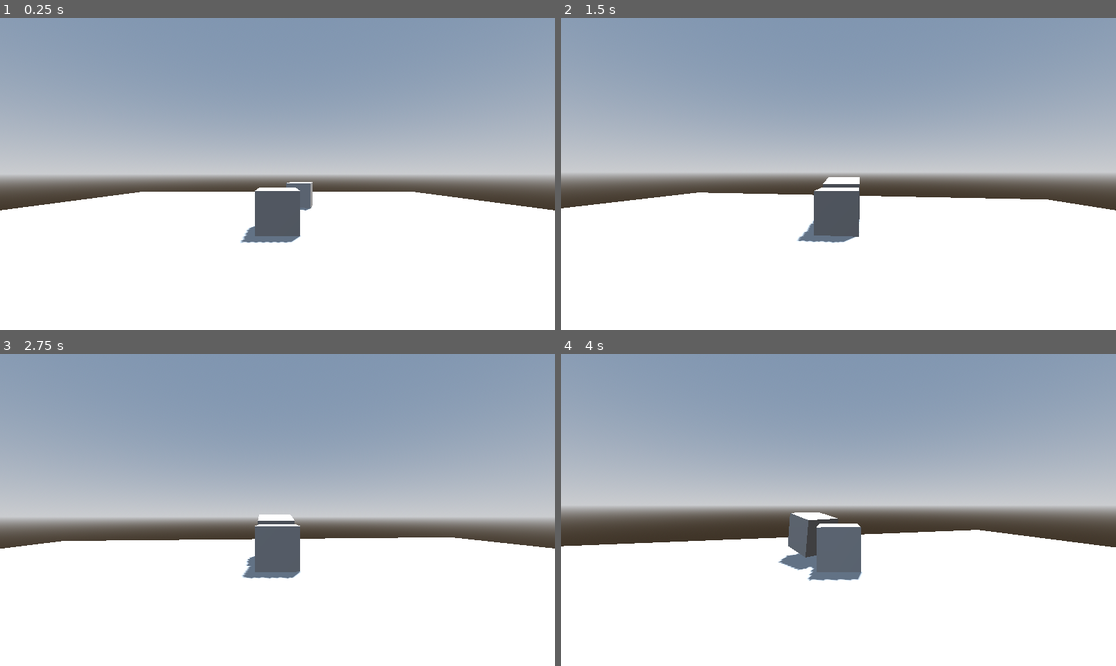
Above: before the commit, frames 1-4 (two rows, left to right).
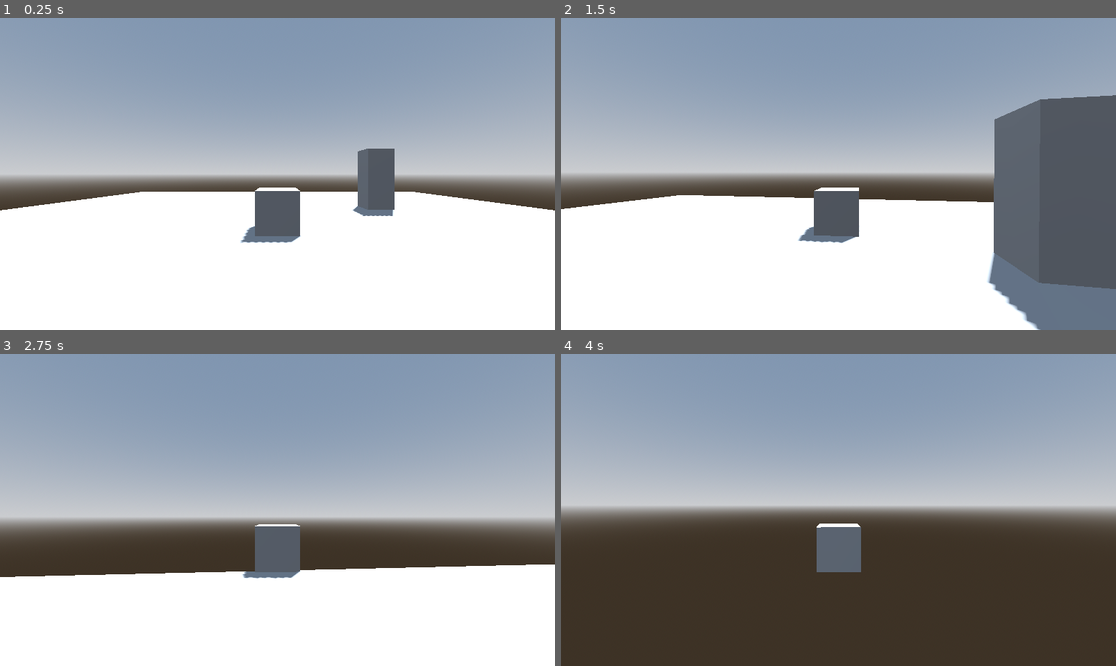
Above: after the commit, the same moments.

Repository: hallsblk/black_garden
Game: Godot game, scene res://testes.tscn
The game is run twice, just before and just after one commit, with the same random seed, the same clock (stepped at 60 frames per second) and the same inputs. The project has no main scene, so this scene is started directly.
Inputs (mouse positions are in pixels of both pictures, inside the frame that each line leads up to):
- Up to frame 1 (0.25 s): no input
- Up to frame 2 (1.5 s): tap Enter (ui_accept) at 0.5, 0.77 s; move the mouse to (866, 174) at 0.52 s; hold Up (ui_up) from 0.53 s (still down); move the mouse to (810, 174) at 1.27 s
- Up to frame 3 (2.75 s): keep holding Up (ui_up); tap Enter (ui_accept) at 1.52 s; move the mouse to (288, 503) at 2.02 s
- Up to frame 4 (4 s): keep holding Up (ui_up); move the mouse to (832, 516) at 2.77 s; tap Enter (ui_accept) at 3.02, 3.77 s; move the mouse to (877, 513) at 3.52 s

The runs differ from the first frame. In frame 1, 1.6% of the frame differs, in the area x 51-72%, y 41-64%; in frame 2, 16%; in frame 3, 9.1%; in frame 4, 40%, in the area x 0-100%, y 50-100%.

Commit message:
drop de item + inimigo removido

Diff:
--- a/area_3d.gd
+++ b/area_3d.gd
@@ -1,5 +1,6 @@
 extends Area3D
-
+var item = preload("res://item.tscn")
+@onready var ativador: Node3D = $".."
 
 # Called when the node enters the scene tree for the first time.
 func _ready() -> void:
@@ -12,4 +13,7 @@
 
 
 func _on_body_entered(body: Node3D) -> void:
-	print("colidiu")
+	var chamar = body.get_tree().get_first_node_in_group("controlador")
+	var instance = item.instantiate()
+	ativador.add_child(instance)
+	queue_free()
--- /dev/null
+++ b/ativador.tscn
@@ -0,0 +1,23 @@
+[gd_scene format=3 uid="uid://b7lu1t4u43ymp"]
+
+[ext_resource type="Script" uid="uid://ovjo6mxww7yn" path="res://area_3d.gd" id="1_uguhq"]
+
+[sub_resource type="BoxShape3D" id="BoxShape3D_cp5l4"]
+size = Vector3(1, 2.324707, 1)
+
+[node name="Ativador" type="Node3D" unique_id=1357093334]
+
+[node name="Area3D" type="Area3D" parent="." unique_id=2045777512]
+collision_layer = 2
+collision_mask = 2
+script = ExtResource("1_uguhq")
+
+[node name="CSGBox3D" type="CSGBox3D" parent="Area3D" unique_id=1432040296]
+transform = Transform3D(1, 0, 0, 0, 1, 0, 0, 0, 1, 0, 0.67211914, 0)
+size = Vector3(1, 2.3442383, 1)
+
+[node name="CollisionShape3D" type="CollisionShape3D" parent="Area3D" unique_id=855112391]
+transform = Transform3D(1, 0, 0, 0, 1, 0, 0, 0, 1, 0, 0.6623535, 0)
+shape = SubResource("BoxShape3D_cp5l4")
+
+[connection signal="body_entered" from="Area3D" to="Area3D" method="_on_body_entered"]
--- a/igual.gd
+++ /dev/null
@@ -1,31 +0,0 @@
-extends CharacterBody3D
-@onready var navigation_agent_3d: NavigationAgent3D = $NavigationAgent3D
-@export var target: Node3D
-
-const SPEED = 5.0
-const JUMP_VELOCITY = 4.5
-
-func _ready():
-	if not target: _set_target()
-
-func _set_target():
-	target = get_tree().get_first_node_in_group("Jogador")
-
-
-func _physics_process(delta: float) -> void:
-	var nextPathPosition = navigation_agent_3d.get_next_path_position()
-
-	var direction = global_position.direction_to(nextPathPosition)
-	var calculateVelocity = direction * SPEED
-	velocity = Vector3(calculateVelocity.x,velocity.y,calculateVelocity.y)
-	look_at(target.global_position)
-
-	move_and_slide()
-
-	_update_target_position()
-
-func _update_target_position():
-	navigation_agent_3d.target_position = target.global_transform.origin
-
-func _on_navigation_agent_3d_target_reached() -> void:
-	pass # Replace with function body.
--- a/igual.tscn
+++ /dev/null
@@ -1,21 +0,0 @@
-[gd_scene format=3 uid="uid://oj64x82nrm1i"]
-
-[ext_resource type="Script" uid="uid://jn2c1lcji6y4" path="res://igual.gd" id="1_wc4b7"]
-
-[sub_resource type="BoxMesh" id="BoxMesh_owywe"]
-
-[sub_resource type="BoxShape3D" id="BoxShape3D_domqc"]
-
-[node name="Igual" type="CharacterBody3D" unique_id=2099078168]
-script = ExtResource("1_wc4b7")
-
-[node name="pele" type="MeshInstance3D" parent="." unique_id=1353747406]
-mesh = SubResource("BoxMesh_owywe")
-
-[node name="CollisionShape3D" type="CollisionShape3D" parent="." unique_id=196790016]
-shape = SubResource("BoxShape3D_domqc")
-
-[node name="NavigationAgent3D" type="NavigationAgent3D" parent="." unique_id=1341112520]
-target_desired_distance = 1.5
-
-[connection signal="target_reached" from="NavigationAgent3D" to="." method="_on_navigation_agent_3d_target_reached"]
--- a/item.tscn
+++ b/item.tscn
@@ -1,9 +1,4 @@
 [gd_scene format=3 uid="uid://swb1c07pwj13"]
 
-[sub_resource type="BoxMesh" id="BoxMesh_vpy52"]
-
-[node name="Item" type="Node3D" unique_id=1531921765]
-
-[node name="MeshInstance3D" type="MeshInstance3D" parent="." unique_id=1916292957]
-transform = Transform3D(0.6, 0, 0, 0, 0.6, 0, 0, 0, 0.6, 0, 0.3, 0)
-mesh = SubResource("BoxMesh_vpy52")
+[node name="CSGBox3D" type="CSGBox3D" unique_id=271924660]
+transform = Transform3D(0.98154265, 0, 0, 0, 0.98154265, 0, 0, 0, 0.98154265, 0, 0.5, 0)
--- a/jogador.tscn
+++ b/jogador.tscn
@@ -7,6 +7,7 @@
 [sub_resource type="BoxShape3D" id="BoxShape3D_yuxfx"]
 
 [node name="Jogador" type="CharacterBody3D" unique_id=1762943836]
+collision_mask = 3
 script = ExtResource("1_yuxfx")
 
 [node name="Skin" type="MeshInstance3D" parent="." unique_id=215093917]
--- a/locker.tscn
+++ /dev/null
@@ -1,24 +0,0 @@
-[gd_scene format=3 uid="uid://dsmmn0wobw4ft"]
-
-[ext_resource type="Script" uid="uid://ovjo6mxww7yn" path="res://area_3d.gd" id="1_eks1q"]
-
-[sub_resource type="BoxMesh" id="BoxMesh_tmpck"]
-size = Vector3(1, 2, 1)
-
-[sub_resource type="BoxShape3D" id="BoxShape3D_eks1q"]
-size = Vector3(1, 2, 1)
-
-[node name="Locker" type="Node3D" unique_id=1247976728]
-
-[node name="Area3D" type="Area3D" parent="." unique_id=290443481]
-script = ExtResource("1_eks1q")
-
-[node name="MeshInstance3D" type="MeshInstance3D" parent="Area3D" unique_id=799500010]
-transform = Transform3D(1, 0, 0, 0, 1, 0, 0, 0, 1, 0, 1, 0)
-mesh = SubResource("BoxMesh_tmpck")
-
-[node name="CollisionShape3D" type="CollisionShape3D" parent="Area3D" unique_id=807064939]
-transform = Transform3D(1, 0, 0, 0, 1, 0, 0, 0, 1, 0, 1, 0)
-shape = SubResource("BoxShape3D_eks1q")
-
-[connection signal="body_entered" from="Area3D" to="Area3D" method="_on_body_entered"]
--- a/testes.tscn
+++ b/testes.tscn
@@ -1,8 +1,7 @@
 [gd_scene format=3 uid="uid://o674rg7qnjuf"]
 
 [ext_resource type="PackedScene" uid="uid://cjgfo6w515nom" path="res://jogador.tscn" id="1_8wk5o"]
-[ext_resource type="PackedScene" uid="uid://oj64x82nrm1i" path="res://igual.tscn" id="2_4eokt"]
-[ext_resource type="PackedScene" uid="uid://dsmmn0wobw4ft" path="res://locker.tscn" id="3_el3ip"]
+[ext_resource type="PackedScene" uid="uid://b7lu1t4u43ymp" path="res://ativador.tscn" id="3_el3ip"]
 
 [sub_resource type="ProceduralSkyMaterial" id="ProceduralSkyMaterial_8wk5o"]
 sky_horizon_color = Color(0.66224277, 0.6717428, 0.6867428, 1)
@@ -16,12 +15,6 @@
 sky = SubResource("Sky_4eokt")
 tonemap_mode = 2
 
-[sub_resource type="NavigationMesh" id="NavigationMesh_el3ip"]
-vertices = PackedVector3Array(-9.717906, 0.5, -9.717906, -9.717906, 0.5, 9.782094, 9.782094, 0.5, 9.782094, 9.782094, 0.5, -9.717906)
-polygons = [PackedInt32Array(3, 2, 0), PackedInt32Array(0, 2, 1)]
-geometry_source_geometry_mode = 1
-agent_radius = 0.75
-
 [node name="Testes" type="Node3D" unique_id=371473650]
 
 [node name="WorldEnvironment" type="WorldEnvironment" parent="." unique_id=257409731]
@@ -31,7 +24,7 @@
 transform = Transform3D(-0.8660254, -0.43301278, 0.25, 0, 0.49999997, 0.86602545, -0.50000006, 0.75, -0.43301266, 0, 0, 0)
 shadow_enabled = true
 
-[node name="Mundo" type="Node3D" parent="." unique_id=1256731499 groups=["navigation_mesh_source_group"]]
+[node name="Mundo" type="Node3D" parent="." unique_id=1256731499]
 
 [node name="Chao" type="CSGBox3D" parent="Mundo" unique_id=248019492]
 transform = Transform3D(20.935812, 0, 0, 0, 1, 0, 0, 0, 20.935812, 0, -0.5, 0)
@@ -39,12 +32,7 @@
 
 [node name="Jogador" parent="." unique_id=1762943836 groups=["Jogador"] instance=ExtResource("1_8wk5o")]
 transform = Transform3D(1, 0, 0, 0, 1, 0, 0, 0, 1, 0, 0.5, 0)
+collision_layer = 3
 
-[node name="NavigationRegion3D" type="NavigationRegion3D" parent="." unique_id=1727449708]
-navigation_mesh = SubResource("NavigationMesh_el3ip")
-
-[node name="Igual" parent="." unique_id=2099078168 instance=ExtResource("2_4eokt")]
-transform = Transform3D(1, 0, 0, 0, 1, 0, 0, 0, 1, 1.3166685, 0.49999952, -3.7482877)
-
-[node name="Locker" parent="." unique_id=1247976728 instance=ExtResource("3_el3ip")]
-transform = Transform3D(1, 0, 0, 0, 1, 0, 0, 0, 1, 1.9, 0, 5.4)
+[node name="Node3D" parent="." unique_id=1357093334 instance=ExtResource("3_el3ip")]
+transform = Transform3D(1, 0, 0, 0, 1, 0, 0, 0, 1, 3.9460206, 0.5, -3.2420115)
Not shown, removed: igual.gd.uid
